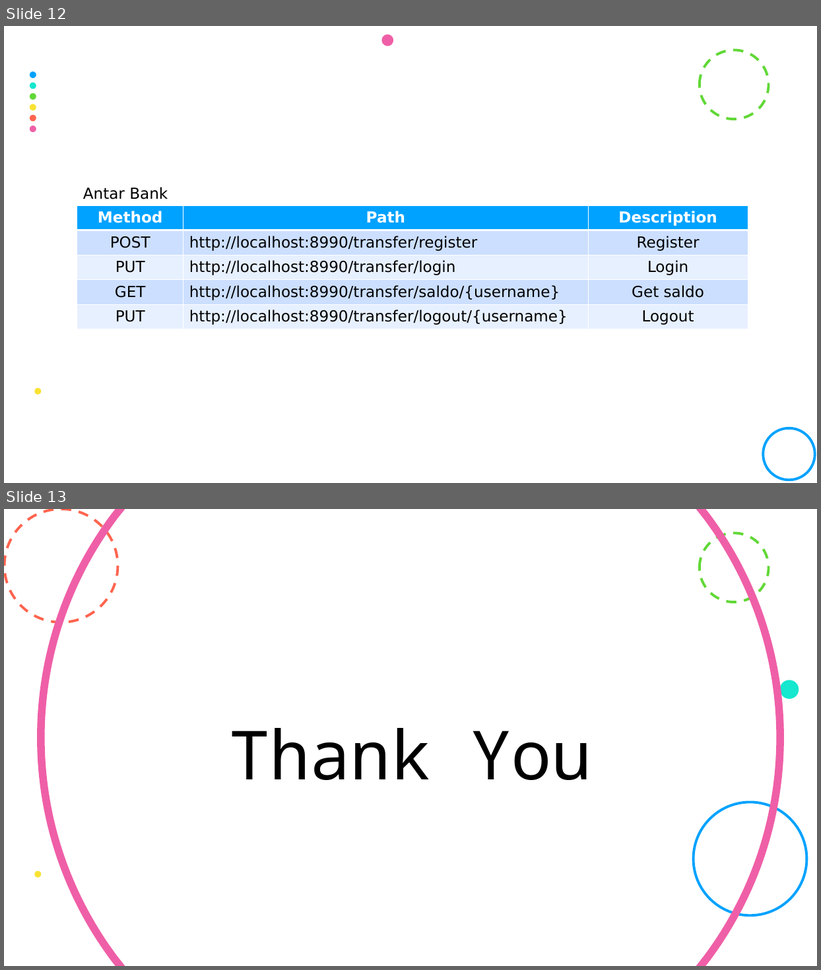
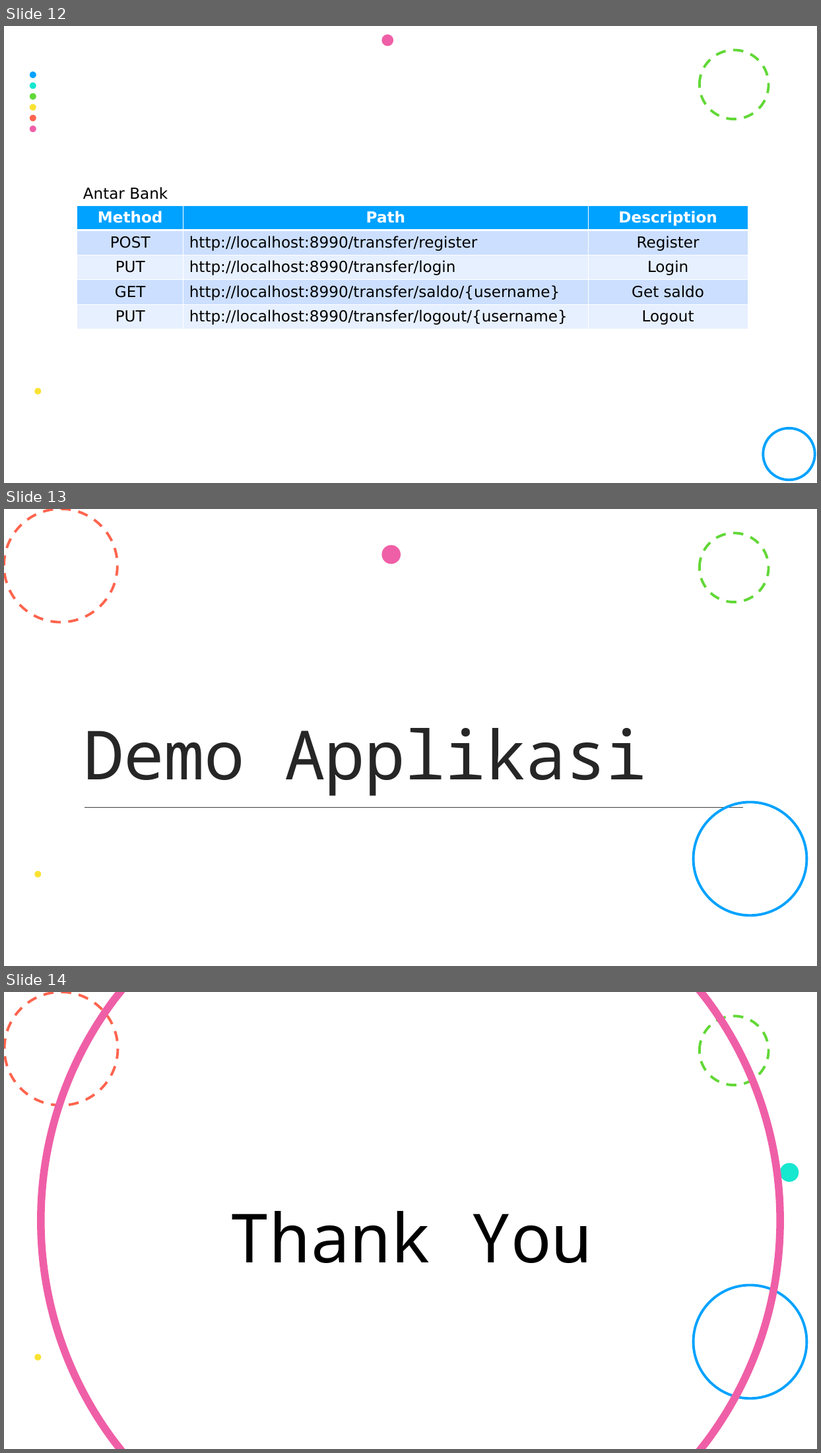
Before and after one commit to rxnvz/btpns-final, a slide deck: Mini Mobile Banking.pptx. Shown one above the other, each under a label of ours: slides 12 and 13 before the commit, slides 12, 13 and 14 after it. The pictures are 821x970 and 821x1453 pixels, drawn with LibreOffice and Linux fonts; fonts in the diff are those of the drawing. Boxes give left, top, right and bottom in pixels: in the first picture for what was removed or moved away, otherwise in the second. Text is boxed around its words. In the diff, an @@ line names an element or a change of style, - is before the commit and + after.

Commit message:
update

```diff
--- a/Mini Mobile Banking.pptx
+++ b/Mini Mobile Banking.pptx
@@ slide 13 added at <box>4,509,817,966</box>, background #FFFFFF; not listed: 3 template elements that a slide beside it also shows @@
@@ ellipse added at <box>4,509,118,623</box>, outline #FF644E 3 pt dashed @@
@@ ellipse added at <box>382,545,401,564</box>, fill #EF5FA7 @@
@@ title added at <box>83,728,647,796</box>, 80 pt, text #262626 @@
+Demo Applikasi
@@ line added from (85, 807) to (743, 807), #404040 1 pt @@
@@ what was slide 13 is now slide 14 @@
```
